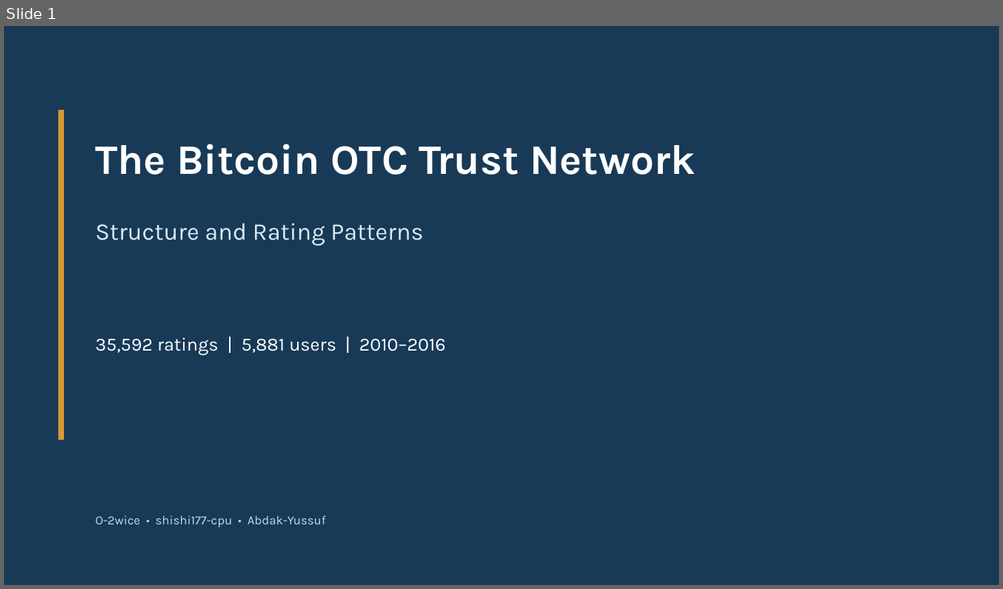
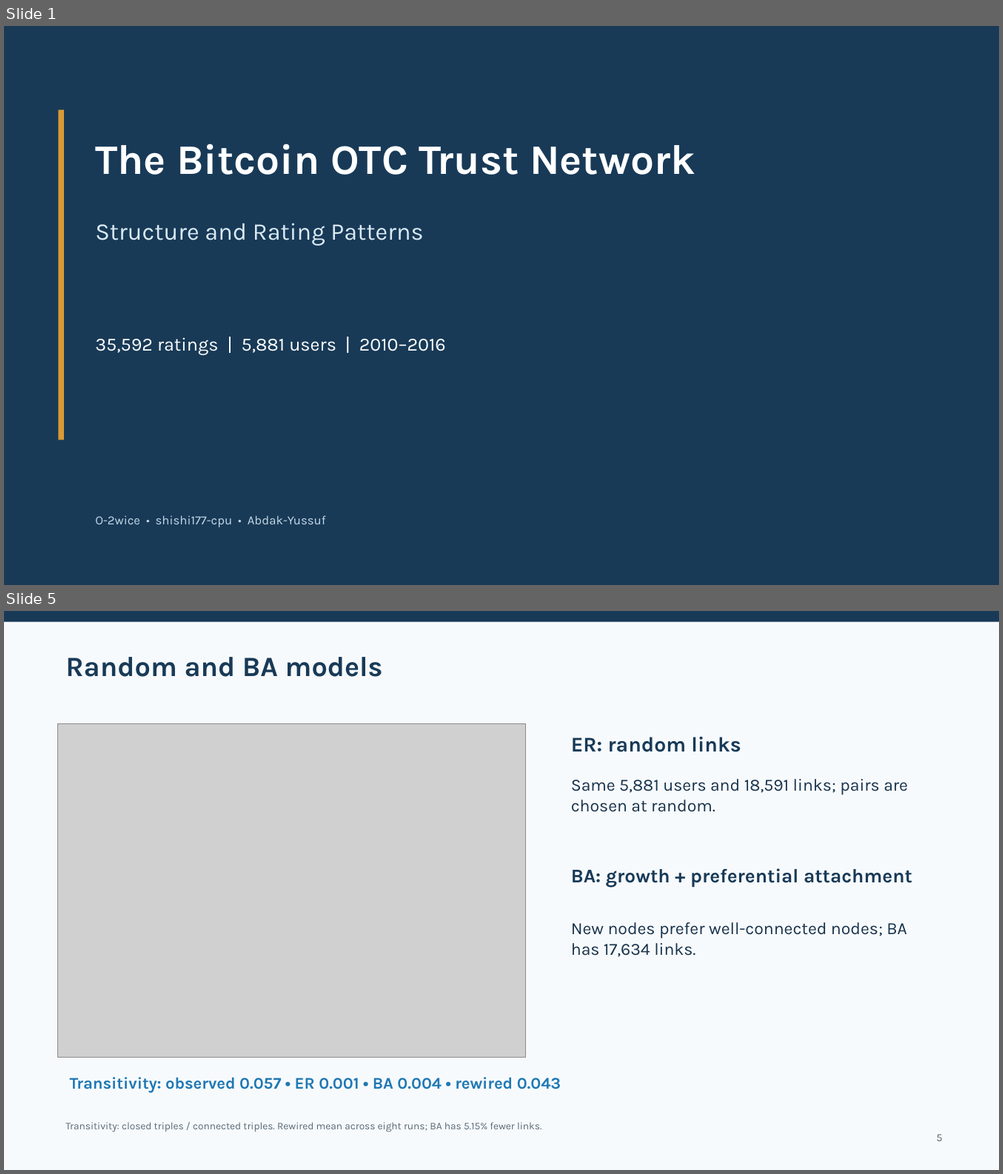
Before and after one commit to O-2wice/bitcoin-otc-trust-network-science, a slide deck: presentation/bitcoin_otc_network_science.pptx. Shown one above the other, each under a label of ours: slide 1 before the commit, slides 1 and 5 after it; the slides between them are not shown. The pictures are 1003x589 and 1003x1174 pixels, drawn with LibreOffice and Linux fonts; fonts in the diff are those of the drawing; grey boxes stand for pictures. Boxes give left, top, right and bottom in pixels: in the first picture for what was removed or moved away, otherwise in the second. Text is boxed around its words. In the diff, an @@ line names an element or a change of style, - is before the commit and + after.

```diff
--- a/presentation/bitcoin_otc_network_science.pptx
+++ b/presentation/bitcoin_otc_network_science.pptx
@@ slide 5 added at (x1=4, y1=611, x2=999, y2=1170), background #F7FAFC @@
@@ rectangle added at (x1=4, y1=611, x2=999, y2=622), fill #183A57 @@
@@ text added at (x1=65, y1=657, x2=383, y2=677), 27 pt, text #183A57, bold @@
+Random and BA models
@@ picture added at (x1=58, y1=723, x2=526, y2=1058) @@
@@ text added at (x1=571, y1=737, x2=740, y2=752), 20.2 pt, text #183A57, bold @@
+ER: random links
@@ text added at (x1=571, y1=779, x2=908, y2=812), 16.5 pt, text #17324B @@
+Same 5,881 users and 18,591 links; pairs are chosen at random.
@@ text added at (x1=571, y1=869, x2=912, y2=887), 18.8 pt, text #183A57, bold @@
+BA: growth + preferential attachment
@@ text added at (x1=571, y1=923, x2=907, y2=957), 16.5 pt, text #17324B @@
+New nodes prefer well-connected nodes; BA has 17,634 links.
@@ text added at (x1=70, y1=1077, x2=560, y2=1093), 15.8 pt, text #1F78B4, bold @@
+Transitivity: observed 0.057 • ER 0.001 • BA 0.004 • rewired 0.043
@@ text added at (x1=65, y1=1122, x2=541, y2=1133), 9.8 pt, text #596A78 @@
+Transitivity: closed triples / connected triples. Rewired mean across eight runs; BA has 5.15% fewer links.
@@ text added at (x1=936, y1=1135, x2=942, y2=1142), 10.5 pt, text #596A78 @@
+5
```
Also in this commit, not shown: 9 slides changed, 4 other slides added, 4 slides removed, 1 other file.
